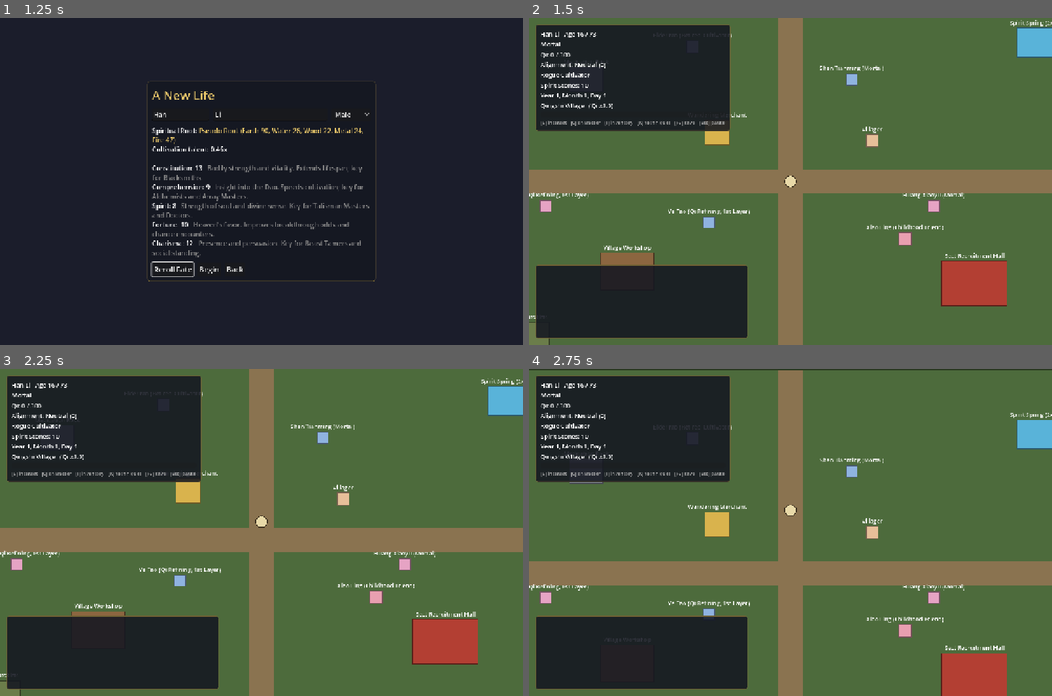
Above: before the commit, frames 1-4 (two rows, left to right).
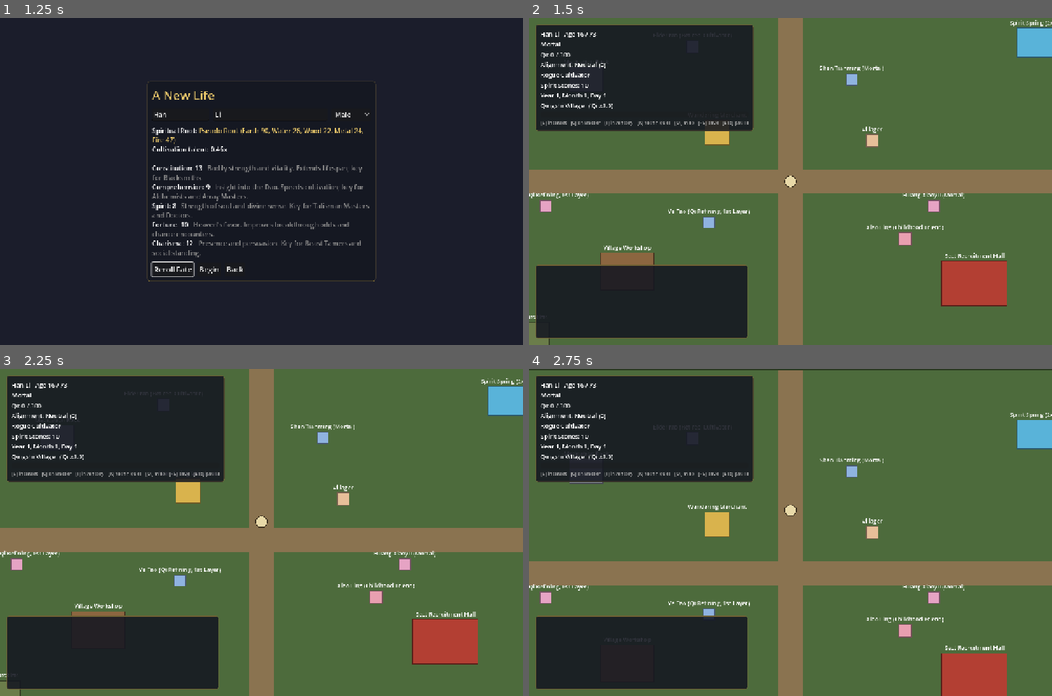
Above: after the commit, the same moments.

Repository: samridghimire/cultivation-game
Game: Godot game, scene res://src/ui/main_menu.tscn
Same seed, same stepped clock (60 frames per second), same inputs: the game is played once before the commit and once after it.
Inputs (mouse positions are in pixels of both pictures, inside the frame that each line leads up to):
- Up to frame 1 (1.25 s): click "New Game" at 0.5 s
- Up to frame 2 (1.5 s): click "Begin" at 1.25 s
- Up to frame 3 (2.25 s): tap Enter at 2 s; move the mouse to (235, 597) at 2.02 s; hold W (move_up) from 2.03 s (still down); hold E (interact) from 2.03 s (still down); click (235, 597) at 2.17 s
- Up to frame 4 (2.75 s): keep holding W (move_up); keep holding E (interact)

Frame 1 is identical in both runs. In frame 2, 1.6% of the frame differs, in the area x 28-43%, y 2-35%; in frame 3, 1.6%; in frame 4, 1.6%.

Commit message:
[UI-008] World map screen
A HUD modal (new toggle_map action: M / gamepad Back) that draws every
region at its regions.json map_pos (validated; auto-layout fallback) with
roads, travel days and realm-gated roads in red. The current region is
highlighted; focusing a region shows qi density, danger, places and its
roads with realm-gate reasons. Information only, travel is unchanged.

Co-Authored-By: Claude <noreply@anthropic.com>
Co-Authored-By: Claude Opus 5.5 <noreply@anthropic.com>
Claude-Session: https://claude.ai/code/session_01TuxCYkWAjFSz16snrjr4eS

Diff:
--- a/data/regions.json
+++ b/data/regions.json
@@ -1,9 +1,9 @@
 {
-  "_doc": "World regions. The world scene builds itself from …(695 unchanged characters)… rom data/encounters.json when exploring.",
+  "_doc": "World regions. The world scene builds itself from …(695 unchanged characters)… rom data/encounters.json when exploring. map_pos (optional): [x, y] fractions 0..1 placing the region on the world map screen (regions without it are spread around the map edge).",
   "start_region": "qingshi_village",
   "regions": [
     {
-      "id": "qingshi_village", "name": "Qingshi Village",
+      "id": "qingshi_village", "map_pos": [0.08, 0.72], "name": "Qingshi Village",
       "description": "A sleepy mortal village where your journey begins.",
       "qi_density": 1.0, "danger": 0,
       "map": {"size": [1600, 1000], "ground": "4d6b3c", "border": "2a3a20", "paths": [[0, 470, 1600, 60], [770, 0, 60, 1000]], "path_color": "8a7350"},
@@ -26,7 +26,7 @@
       ]
     },
     {
-      "id": "misty_forest", "name": "Misty Forest",
+      "id": "misty_forest", "map_pos": [0.4, 0.4], "name": "Misty Forest",
       "description": "Ancient trees veiled in mist. Spirit herbs grow here, and so do spirit beasts.",
       "qi_density": 1.5, "danger": 1,
       "map": {"size": [1600, 1000], "ground": "2f4f2f", "border": "16261a", "paths": [[0, 470, 1600, 60]], "path_color": "5c5238"},
@@ -49,7 +49,7 @@
       ]
     },
     {
-      "id": "fallen_star_market", "name": "Fallen Star Market",
+      "id": "fallen_star_market", "map_pos": [0.5, 0.92], "name": "Fallen Star Market",
       "description": "A bustling free city where rogue cultivators trade treasures and rumours.",
       "qi_density": 1.1, "danger": 0,
       "map": {"size": [1600, 1000], "ground": "6b6250", "border": "3a3428", "paths": [[0, 470, 1600, 60], [770, 0, 60, 1000]], "path_color": "9c917a"},
@@ -75,7 +75,7 @@
       ]
     },
     {
-      "id": "azure_peak", "name": "Azure Peak",
+      "id": "azure_peak", "map_pos": [0.88, 0.1], "name": "Azure Peak",
       "description": "Cloud-wreathed mountains thick with qi. Fierce beasts guard the heights.",
       "qi_density": 2.5, "danger": 3,
       "map": {"size": [1600, 1000], "ground": "5a6f80", "border": "2b3540", "paths": [[0, 470, 1600, 60]], "path_color": "8f9aa3"},
--- a/src/autoload/input_config.gd
+++ b/src/autoload/input_config.gd
@@ -11,6 +11,7 @@
 	"toggle_character_sheet": [KEY_C],
 	"toggle_inventory": [KEY_I],
 	"toggle_techniques": [KEY_K],
+	"toggle_map": [KEY_M],
 	"quick_save": [KEY_F5],
 	"quick_load": [KEY_F9],
 	"pause_menu": [KEY_ESCAPE],
@@ -25,6 +26,7 @@
 	"toggle_character_sheet": [JOY_BUTTON_Y],
 	"toggle_inventory": [JOY_BUTTON_X],
 	"toggle_techniques": [JOY_BUTTON_LEFT_SHOULDER],
+	"toggle_map": [JOY_BUTTON_BACK],
 	"pause_menu": [JOY_BUTTON_START],
 }
 
--- a/src/core/game_data.gd
+++ b/src/core/game_data.gd
@@ -234,6 +234,10 @@
 				load_errors.append("Region '%s' has a route to unknown region '%s'" % [region["id"], route.get("to", "")])
 			if route.has("min_realm") and realm_index_of(route["min_realm"]) < 0:
 				load_errors.append("Region '%s' route has unknown min_realm '%s'" % [region["id"], route["min_realm"]])
+		if region.has("map_pos"):
+			var map_pos: Variant = region["map_pos"]
+			if not (map_pos is Array and (map_pos as Array).size() == 2 and (map_pos as Array).all(func(v): return (v is float or v is int) and v >= 0.0 and v <= 1.0)):
+				load_errors.append("Region '%s' map_pos must be [x, y] with values in 0..1" % region["id"])
 		for spot in region.get("npc_spots", []):
 			if not (spot is Array and (spot as Array).size() == 2):
 				load_errors.append("Region '%s' has an npc_spot that is not [x, y]: %s" % [region["id"], spot])
--- a/src/ui/hud.gd
+++ b/src/ui/hud.gd
@@ -37,6 +37,7 @@
 	_add_screen("toggle_character_sheet", CharacterSheet.new())
 	_add_screen("toggle_inventory", InventoryScreen.new())
 	_add_screen("toggle_techniques", TechniquesScreen.new())
+	_add_screen("toggle_map", WorldMapScreen.new())
 	_crafting = CraftingScreen.new()
 	_crafting.closed.connect(_update_modal)
 	add_child(UIStyle.centered(_crafting))
@@ -130,7 +131,7 @@
 	_injuries = UIStyle.label("", 14, UIStyle.CATEGORY_COLORS["danger"])
 	_injuries.autowrap_mode = TextServer.AUTOWRAP_WORD_SMART
 	box.add_child(_injuries)
-	box.add_child(UIStyle.label("[E] interact   [C] character   [I] inventory   [K] techniques   [F5] save   [Esc] pause", 12, Color(0.7, 0.7, 0.7)))
+	box.add_child(UIStyle.label("[E] interact   [C] character   [I] inventory   [K] techniques   [M] map   [F5] save   [Esc] pause", 12, Color(0.7, 0.7, 0.7)))
 	add_child(panel)
 
 
--- /dev/null
+++ b/src/ui/world_map_screen.gd
@@ -0,0 +1,238 @@
+class_name WorldMapScreen
+extends PanelContainer
+## Modal world map (information only; travel still happens at travel points).
+## Every region in data/regions.json is a focusable node placed by its
+## `map_pos`; routes are drawn between them with their travel days. The panel
+## on the right describes the focused region and how to reach it from here.
+
+signal closed
+
+const CANVAS_SIZE := Vector2(560, 420)
+const NODE_SIZE := Vector2(132, 40)
+const DANGER_NAMES: PackedStringArray = ["Safe", "Low", "Moderate", "High", "Deadly"]
+const ROUTE_COLOR := Color(0.85, 0.76, 0.5, 0.8)
+const LOCKED_COLOR := Color(0.9, 0.38, 0.32, 0.8)
+
+var _canvas: Control
+var _name: Label
+var _info: Label
+var _description: Label
+var _places: Label
+var _routes: Label
+var _close_button: Button
+var _selected := ""
+var _positions: Dictionary = {}
+
+
+func _init() -> void:
+	var temp := UIStyle.panel()
+	add_theme_stylebox_override("panel", temp.get_theme_stylebox("panel"))
+	temp.free()
+	custom_minimum_size = Vector2(980, 0)
+	visible = false
+	var box := VBoxContainer.new()
+	box.add_theme_constant_override("separation", 10)
+	add_child(box)
+	box.add_child(UIStyle.label("World Map", 24, UIStyle.ACCENT))
+
+	var columns := HBoxContainer.new()
+	columns.add_theme_constant_override("separation", 16)
+	box.add_child(columns)
+	_canvas = Control.new()
+	_canvas.custom_minimum_size = CANVAS_SIZE
+	_canvas.clip_contents = true
+	_canvas.draw.connect(_draw_map)
+	columns.add_child(_canvas)
+
+	var details := VBoxContainer.new()
+	details.custom_minimum_size = Vector2(360, 0)
+	details.add_theme_constant_override("separation", 8)
+	columns.add_child(details)
+	_name = UIStyle.label("", 20, UIStyle.ACCENT)
+	details.add_child(_name)
+	_info = UIStyle.label("", 15, Color(0.75, 0.75, 0.75))
+	details.add_child(_info)
+	_description = _wrapped(UIStyle.label("", 16))
+	details.add_child(_description)
+	_places = _wrapped(UIStyle.label("", 15))
+	details.add_child(_places)
+	_routes = _wrapped(UIStyle.label("", 15, UIStyle.CATEGORY_COLORS["progress"]))
+	details.add_child(_routes)
+	details.add_child(_wrapped(UIStyle.label("Red roads need a higher realm. Travel at a region's gate.", 14, Color(0.6, 0.6, 0.6))))
+
+	_close_button = UIStyle.button("Close", close)
+	box.add_child(_close_button)
+	EventBus.region_changed.connect(func(_id): if visible: _rebuild())
+	EventBus.player_changed.connect(func(): if visible: _show_details())
+
+
+func _wrapped(l: Label) -> Label:
+	l.autowrap_mode = TextServer.AUTOWRAP_WORD_SMART
+	return l
+
+
+func _unhandled_input(event: InputEvent) -> void:
+	if visible and event.is_action_pressed("ui_cancel"):
+		get_viewport().set_input_as_handled()
+		close()
+
+
+func open() -> void:
+	_selected = GameState.current_region
+	_rebuild()
+	visible = true
+	_focus_selected.call_deferred()
+
+
+func close() -> void:
+	if not visible:
+		return
+	visible = false
+	closed.emit()
+
+
+## Region id -> position as 0..1 fractions of the map. Uses `map_pos` when set;
+## other regions are spread around an ellipse so new content always shows up.
+static func layout(data: GameData) -> Dictionary:
+	var result := {}
+	var unplaced: Array = []
+	for region: Dictionary in data.regions.values():
+		var pos: Array = region.get("map_pos", [])
+		if pos.size() == 2:
+			result[region["id"]] = Vector2(float(pos[0]), float(pos[1]))
+		else:
+			unplaced.append(region["id"])
+	for i in unplaced.size():
+		var angle := TAU * float(i) / unplaced.size() - PI / 2.0
+		result[unplaced[i]] = Vector2(0.5, 0.5) + Vector2(cos(angle) * 0.4, sin(angle) * 0.38)
+	return result
+
+
+## Text lines for the focused region: route from the current region (or
+## "You are here"), then every road out of it with days and realm gates.
+static func route_lines(c: CharacterData, data: GameData, from_id: String, region_id: String) -> PackedStringArray:
+	var lines: PackedStringArray = []
+	if region_id == from_id:
+		lines.append("You are here.")
+	else:
+		var check := Exploration.check_travel(c, data, from_id, region_id)
+		if check["ok"]:
+			lines.append("Direct road from here: %s." % Calendar.format_duration(int(check["days"])))
+		else:
+			lines.append(String(check["reason"]))
+	lines.append("Roads:")
+	for route in Exploration.routes(c, data, region_id):
+		var line := "  %s, %s" % [route["name"], Calendar.format_duration(route["days"])]
+		if not route["ok"]:
+			line += " (%s)" % route["reason"]
+		lines.append(line)
+	return lines
+
+
+## Names of the places in a region (travel points left out).
+static func place_names(data: GameData, region_id: String) -> PackedStringArray:
+	var names: PackedStringArray = []
+	for place: Dictionary in data.regions.get(region_id, {}).get("places", []):
+		if place.get("type", "") != "travel":
+			names.append(String(place.get("display_name", place.get("type", ""))))
+	return names
+
+
+static func danger_name(data: GameData, region_id: String) -> String:
+	var danger := int(data.regions.get(region_id, {}).get("danger", 0))
+	return DANGER_NAMES[clampi(danger, 0, DANGER_NAMES.size() - 1)]
+
+
+func _rebuild() -> void:
+	var data := GameState.data
+	for child in _canvas.get_children():
+		_canvas.remove_child(child)
+		child.queue_free()
+	_positions.clear()
+	var fractions := layout(data)
+	var area := CANVAS_SIZE - NODE_SIZE
+	var ids := fractions.keys()
+	ids.sort()
+	for region_id in ids:
+		var top_left: Vector2 = Vector2(fractions[region_id]) * area
+		_positions[region_id] = top_left + NODE_SIZE / 2.0
+		var b := Button.new()
+		b.name = region_id
+		b.text = Exploration.region_name(data, region_id)
+		b.add_theme_font_size_override("font_size", 14)
+		b.clip_text = true
+		b.position = top_left
+		b.size = NODE_SIZE
+		b.toggle_mode = true
+		b.button_pressed = region_id == _selected
+		if region_id == GameState.current_region:
+			b.add_theme_color_override("font_color", UIStyle.ACCENT)
+			b.add_theme_color_override("font_focus_color", UIStyle.ACCENT)
+			b.text = "* " + b.text
+		b.focus_entered.connect(_select.bind(region_id))
+		b.pressed.connect(_select.bind(region_id))
+		_canvas.add_child(b)
+	_canvas.queue_redraw()
+	_show_details()
+
+
+func _draw_map() -> void:
+	var data := GameState.data
+	if data == null:
+		return
+	_canvas.draw_rect(Rect2(Vector2.ZERO, CANVAS_SIZE), Color(0.12, 0.14, 0.12, 0.9))
+	var font := ThemeDB.fallback_font
+	var drawn := {}
+	for region_id in _positions:
+		for route: Dictionary in data.regions[region_id].get("routes", []):
+			var to: String = route.get("to", "")
+			var key := [region_id, to] if region_id < to else [to, region_id]
+			if drawn.has(key) or not _positions.has(to):
+				continue
+			drawn[key] = true
+			var a: Vector2 = _positions[region_id]
+			var b: Vector2 = _positions[to]
+			_canvas.draw_line(a, b, LOCKED_COLOR if _route_gated(data, region_id, to) else ROUTE_COLOR, 4.0)
+			var days := "%dd" % int(route.get("days", 1))
+			_canvas.draw_string(font, (a + b) / 2.0 + Vector2(4, -4), days, HORIZONTAL_ALIGNMENT_LEFT, -1, 14, Color(0.9, 0.9, 0.85))
+	if _positions.has(GameState.current_region):
+		var here := Rect2(Vector2(_positions[GameState.current_region]) - NODE_SIZE / 2.0, NODE_SIZE).grow(5.0)
+		_canvas.draw_rect(here, UIStyle.ACCENT, false, 3.0)
+
+
+## Whether the road between two regions needs a minimum realm in either direction.
+static func _route_gated(data: GameData, a: String, b: String) -> bool:
+	for pair in [[a, b], [b, a]]:
+		for route: Dictionary in data.regions.get(pair[0], {}).get("routes", []):
+			if route.get("to", "") == pair[1] and route.has("min_realm"):
+				return true
+	return false
+
+
+func _select(region_id: String) -> void:
+	_selected = region_id
+	for b in _canvas.get_children():
+		if b is Button:
+			b.set_pressed_no_signal(b.name == region_id)
+	_show_details()
+
+
+func _show_details() -> void:
+	var data := GameState.data
+	var region: Dictionary = data.regions.get(_selected, {})
+	if region.is_empty():
+		return
+	_name.text = String(region.get("name", _selected))
+	_info.text = "Qi density x%s   |   Danger: %s" % [String.num(Exploration.qi_density(data, _selected), 2), danger_name(data, _selected)]
+	_description.text = String(region.get("description", ""))
+	var places := place_names(data, _selected)
+	_places.text = "Places: " + (", ".join(places) if not places.is_empty() else "none known")
+	_routes.text = "\n".join(route_lines(GameState.player, data, GameState.current_region, _selected))
+
+
+func _focus_selected() -> void:
+	var b := _canvas.get_node_or_null(NodePath(_selected)) as Button
+	if b != null:
+		b.grab_focus()
+	else:
+		_close_button.grab_focus()
--- /dev/null
+++ b/tests/unit/test_world_map_screen.gd
@@ -0,0 +1,61 @@
+extends TestCase
+## WorldMapScreen helpers and a smoke test of the screen itself.
+
+
+func test_layout_places_every_region_inside_the_map() -> void:
+	var positions := WorldMapScreen.layout(data())
+	assert_eq(positions.size(), data().regions.size())
+	for region_id in positions:
+		var p: Vector2 = positions[region_id]
+		assert_true(p.x >= 0.0 and p.x <= 1.0 and p.y >= 0.0 and p.y <= 1.0, "%s off the map" % region_id)
+	assert_eq(positions["qingshi_village"], Vector2(0.08, 0.72))
+
+
+func test_route_lines_show_here_and_realm_gates() -> void:
+	var c := new_character()
+	c.realm_index = 0
+	var here := WorldMapScreen.route_lines(c, data(), "misty_forest", "misty_forest")
+	assert_eq(here[0], "You are here.")
+	var gated := false
+	for line in here:
+		if line.contains(Exploration.region_name(data(), "azure_peak")) and line.contains("too perilous"):
+			gated = true
+	assert_true(gated)
+	var far := WorldMapScreen.route_lines(c, data(), "qingshi_village", "azure_peak")
+	assert_true(far[0].begins_with("There is no road"))
+	var near := WorldMapScreen.route_lines(c, data(), "qingshi_village", "misty_forest")
+	assert_true(near[0].begins_with("Direct road from here"))
+
+
+func test_place_names_skip_travel_points() -> void:
+	var names := WorldMapScreen.place_names(data(), "qingshi_village")
+	assert_true(names.has("Wandering Merchant"))
+	assert_false(names.has("Village Gate"))
+
+
+func test_map_pos_is_validated() -> void:
+	var d := data()
+	var region: Dictionary = d.regions["qingshi_village"]
+	var saved: Variant = region["map_pos"]
+	var before := d.load_errors.size()
+	region["map_pos"] = [2, 0.5]
+	d._validate_world()
+	assert_gt(d.load_errors.size(), before)
+	region["map_pos"] = saved
+	d.load_errors.resize(before)
+
+
+func test_screen_opens_on_current_region() -> void:
+	var root := (Engine.get_main_loop() as SceneTree).root
+	var gs := root.get_node("GameState")
+	gs.start_session(new_character())
+	var screen := WorldMapScreen.new()
+	root.add_child(screen)
+	screen.open()
+	assert_eq(screen._selected, gs.current_region)
+	assert_eq(screen._canvas.get_child_count(), data().regions.size())
+	screen._select("misty_forest")
+	assert_eq(screen._name.text, Exploration.region_name(data(), "misty_forest"))
+	screen.close()
+	screen.free()
+	gs.end_session()
Not shown, added: src/ui/world_map_screen.gd.uid
Not shown, added: tests/unit/test_world_map_screen.gd.uid
Not shown, changed: docs/BACKLOG.md
Not shown, changed: docs/CHANGELOG.md
